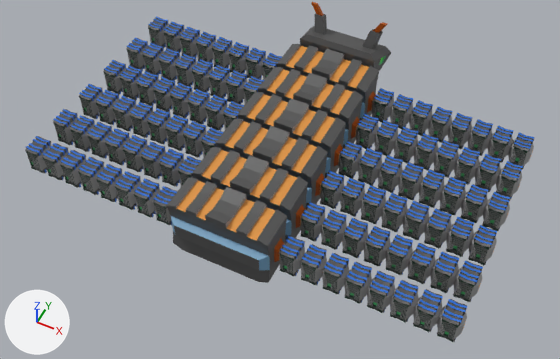
The FBX model Assets/Resources/Bots/antBot_3.fbx, before and after one commit.
Rendered twice from a 50 mm lens placed at (4.15, -11.08, 9.74), pointed at (0.1, -2.98, -0.38). The axes (+X, +Y, +Z) are drawn at lower left. The lights are the same throughout.

In view in the first picture: 'AntBot'.
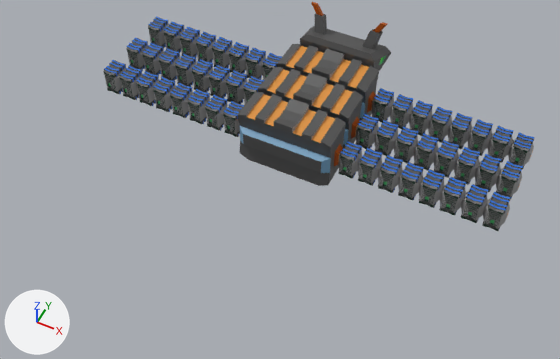
What the commit changed:
me_cube is used by ob_antbot; location (0.0, 0.0, 0.0).
me_cube had 55470 vertices, 55276 faces and spanned x -3.88..3.88, y -5.0..0.28, z -0.83..1.14.
me_cube now has 28086 vertices, 27988 faces and spans x -3.88..3.88, y -2.72..0.28, z -0.83..1.14.
me_cube part 1: 51 loose pieces with 27384 vertices, spanning x -3.88..3.88, y -5.0..-2.72, z -0.56..0.63, are deleted.

Boxes (x1, y1, x2, y2) around the edits, measured in the pictures (560 x 359 px):
'AntBot', reshaped (15% narrower, 33% shorter): before (25, 2, 535, 342); after (103, 2, 535, 231)
part 1 of me_cube, deleted: before (25, 84, 497, 342)
